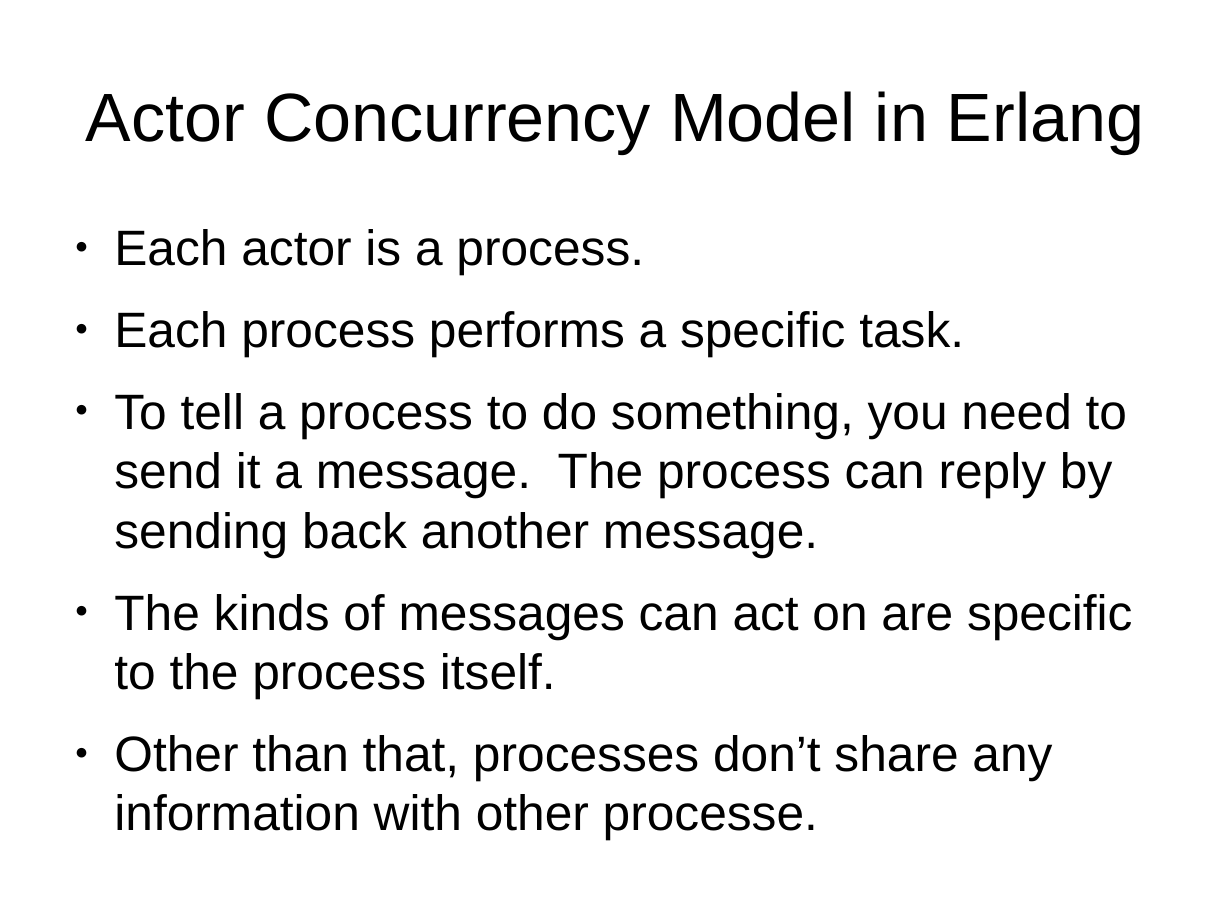
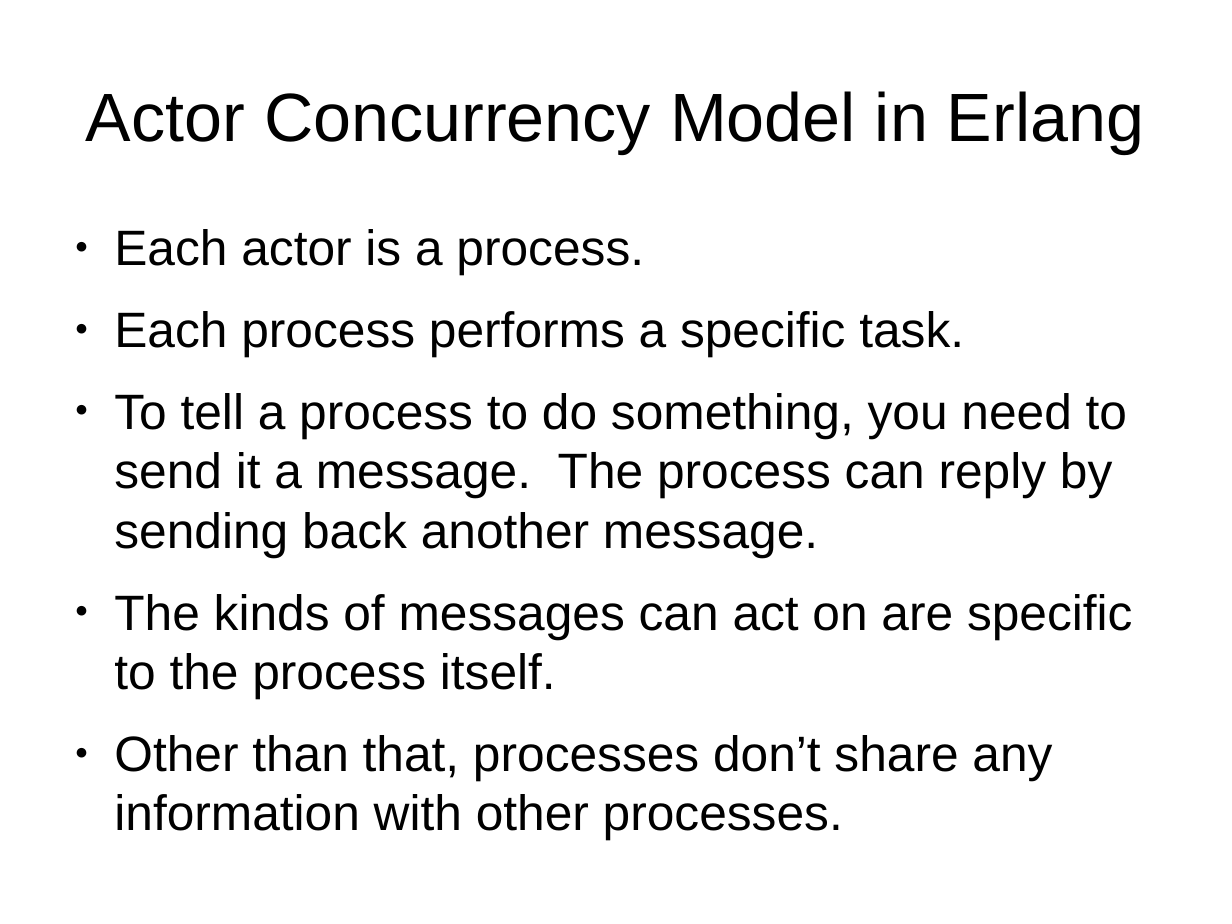
Before and after one commit to ramortegui/talks, a slide deck: slide 17 of concurrent-programming.odp. Drawn at 1232x924 pixels with LibreOffice and Linux fonts; fonts in the diff are those of the drawing. Boxes give left, top, right and bottom in pixels: in the first picture for what was removed or moved away, otherwise in the second. Text is boxed around its words. In the diff, an @@ line names an element or a change of style, - is before the commit and + after.

```diff
--- a/concurrent-programming.odp
+++ b/concurrent-programming.odp
@@ text at bbox=[114, 735, 1052, 840]: text changed @@
-● Other than that, processes don’t share any information with other processe.
+● Other than that, processes don’t share any information with other processes.
```
Also in this commit, not shown: 8 other slides changed, 27 other files.
